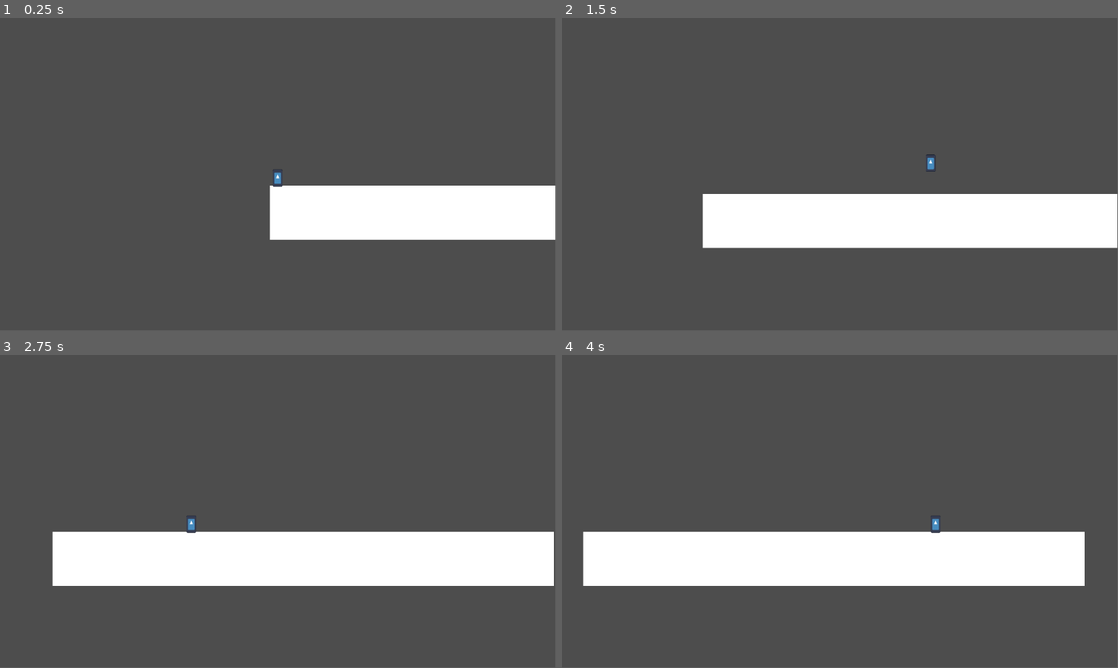
Above: before the commit, frames 1-4 (two rows, left to right).
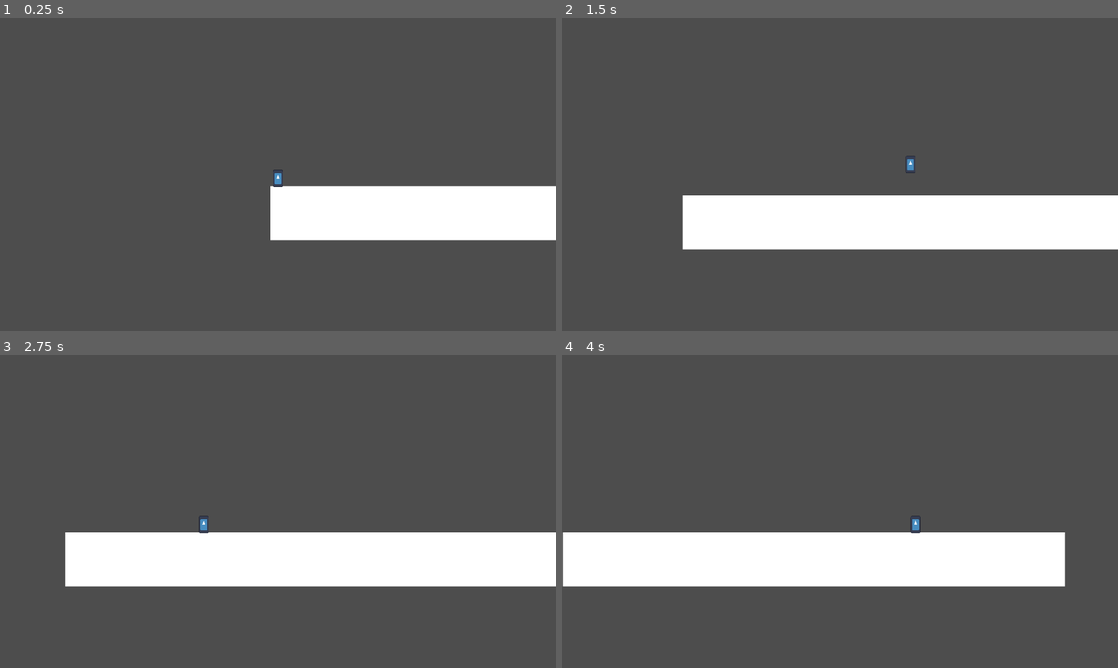
Above: after the commit, the same moments.

Repository: Orosemo/hit-n-run
Game: Godot game, scene res://scenes/test_env.tscn
Two runs of this game, one before a commit and one after it. Both use one fixed random seed, a clock stepped at 60 frames per second and the inputs below. The engine's default icon, where the game draws it, is replaced by a stand-in: a white triangle on a blue panel in a dark square.
Inputs:
- Up to frame 1 (0.25 s): no input
- Up to frame 2 (1.5 s): tap Enter at 0.5 s; hold Shift (run) 0.53-1.28 s; hold D (right) from 0.53 s (still down); tap Space (jump) at 0.77 s; tap Shift (run) at 1.35 s
- Up to frame 3 (2.75 s): tap Space (jump) at 1.52 s; release D (right) at 2.03 s; hold A (left) from 2.03 s (still down); hold Shift (run) from 2.03 s (still down)
- Up to frame 4 (4 s): release A (left) at 2.78 s; release Shift (run) at 2.78 s; hold D (right) from 2.78 s (still down); tap Shift (run) at 2.85 s; tap Space (jump) at 3.02, 3.77 s; hold Shift (run) from 3.53 s (still down)
The window is 799x449 before the commit and 800x450 after it. Grey fills any space a smaller window leaves; there, only what the larger window draws over its background counts as a difference.

The runs differ from the first frame. In frame 1, 0.4% of the frame differs, in the area x 48-100%, y 49-72%; in frame 2, 1.6%; in frame 3, 1.0%; in frame 4, 1.8%, in the area x 0-94%, y 51-74%.

Commit message:
:wrench: made some camera and project configs

Diff:
--- a/project.godot
+++ b/project.godot
@@ -14,6 +14,10 @@
 run/main_scene="uid://b63wnpfpgypwp"
 config/features=PackedStringArray("4.6", "GL Compatibility")
 config/icon="res://icon.svg"
+
+[display]
+
+window/stretch/mode="viewport"
 
 [input]
 
@@ -62,6 +66,7 @@
 
 [rendering]
 
+textures/canvas_textures/default_texture_filter=0
 rendering_device/driver.windows="d3d12"
 renderer/rendering_method="gl_compatibility"
 renderer/rendering_method.mobile="gl_compatibility"
--- a/scenes/player.tscn
+++ b/scenes/player.tscn
@@ -22,6 +22,8 @@
 texture = ExtResource("3_qhqgy")
 
 [node name="Camera2D" type="Camera2D" parent="." unique_id=1636364270]
+limit_smoothed = true
 position_smoothing_enabled = true
+position_smoothing_speed = 10.0
 drag_horizontal_enabled = true
 drag_vertical_enabled = true
